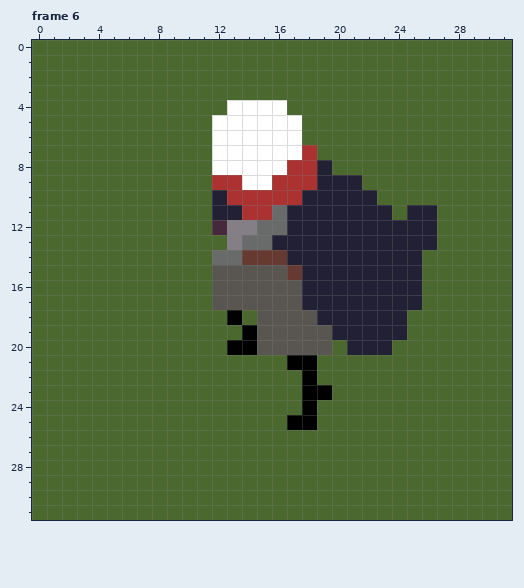
Two states of a pixel-art file, aseprite/Sattack1.aseprite. Above is the file before it was changed.
32x32 pixels, 10 frames. Shown: frame 6.
Once edited:
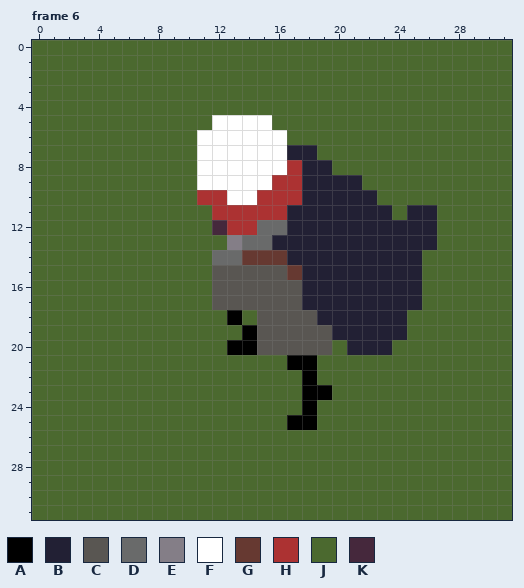
Palette (. is transparent): A #000000  B #222034  C #595652  D #696a6a  E #847e87  F #ffffff  G #663931  H #ac3232  J #4b692f  K #45283c
Diff:
--- frame 6, layer "head"
@@ x 9..20 @@
  3 JJJJJJJJJJJJ
- 4 JJJJFFFFJJJJ
- 5 JJJFFFFFFJJJ
- 6 JJJFFFFFFJJJ
- 7 JJJFFFFFFHJJ
- 8 JJJFFFFFHHBJ
- 9 JJJHHFFHHHBB
-10 JJJBHHHHHBBB
-11 JJJBBHHDBBBB
-12 JJJKEEDDBBBB
+ 4 JJJJJJJJJJJJ
+ 5 JJJFFFFJJJJJ
+ 6 JJFFFFFFJJJJ
+ 7 JJFFFFFFBBJJ
+ 8 JJFFFFFFHBBJ
+ 9 JJFFFFFHHBBB
+10 JJHHFFHHHBBB
+11 JJJHHHHHBBBB
+12 JJJKHHDDBBBB
 13 JJJJEDDBBBBB
Changed places in both pictures, as pixel boxes (x1, y1, x2, y2):
changed: (197, 100, 317, 235)
